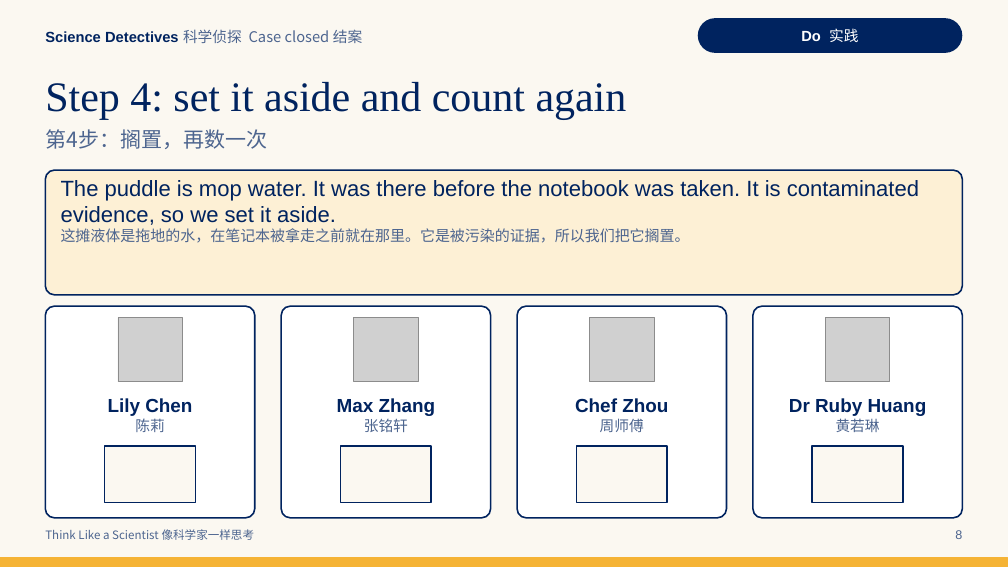
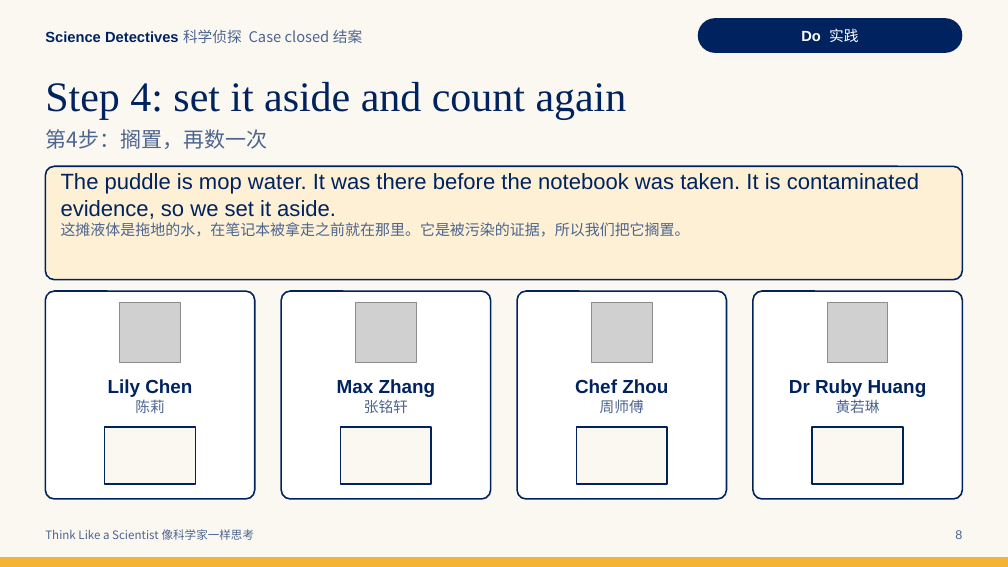
Before and after one commit to QballQ/lessons, a slide deck: slide 8 of Y8_Science_Detectives/Wrap_up/Y8_Wrap_up_Case_closed_Slides.pptx. Drawn at 1008x567 pixels with LibreOffice and Linux fonts; fonts in the diff are those of the drawing; grey boxes stand for pictures. Boxes give left, top, right and bottom in pixels: in the first picture for what was removed or moved away, otherwise in the second. Text is boxed around its words. In the diff, an @@ line names an element or a change of style, - is before the commit and + after.

```diff
--- a/Y8_Science_Detectives/Wrap_up/Y8_Wrap_up_Case_closed_Slides.pptx
+++ b/Y8_Science_Detectives/Wrap_up/Y8_Wrap_up_Case_closed_Slides.pptx
@@ rounded rectangle: place and size @@
-rounded rectangle at [45,170,963,295]
+rounded rectangle at [45,166,963,280]
@@ text "The puddle is mop water. ...": place and size @@
-text "The puddle is mop water. ..." at [61,180,919,243]
+text "The puddle is mop water. ..." at [61,173,919,237]
@@ rounded rectangle: place and size @@
-rounded rectangle at [45,306,255,518]
+rounded rectangle at [45,291,255,499]
@@ rounded rectangle: place and size @@
-rounded rectangle at [281,306,491,518]
+rounded rectangle at [281,291,491,499]
@@ rounded rectangle: place and size @@
-rounded rectangle at [517,306,727,518]
+rounded rectangle at [517,291,727,499]
@@ proportions changed in 5 elements at [45,166,963,280], [45,291,255,499], [281,291,491,499], [517,291,727,499], [753,291,963,499] @@
@@ rounded rectangle: place and size @@
-rounded rectangle at [753,306,963,518]
+rounded rectangle at [753,291,963,499]
@@ 4 pictures: place and size @@
-4 pictures at [118,318,890,382]
+4 pictures at [119,302,889,363]
@@ 4 texts, 4 rectangles: place and size @@
-4 texts, 4 rectangles at [105,398,927,503]
+4 texts, 4 rectangles at [105,379,927,484]
```
Also in this commit, not shown: 2 other slides changed, 1 other file.
